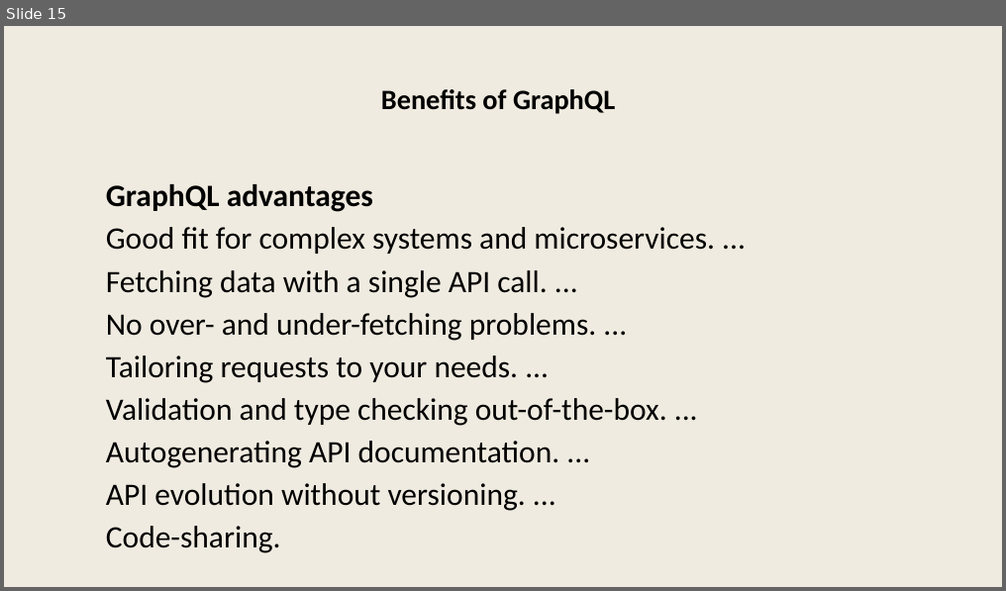
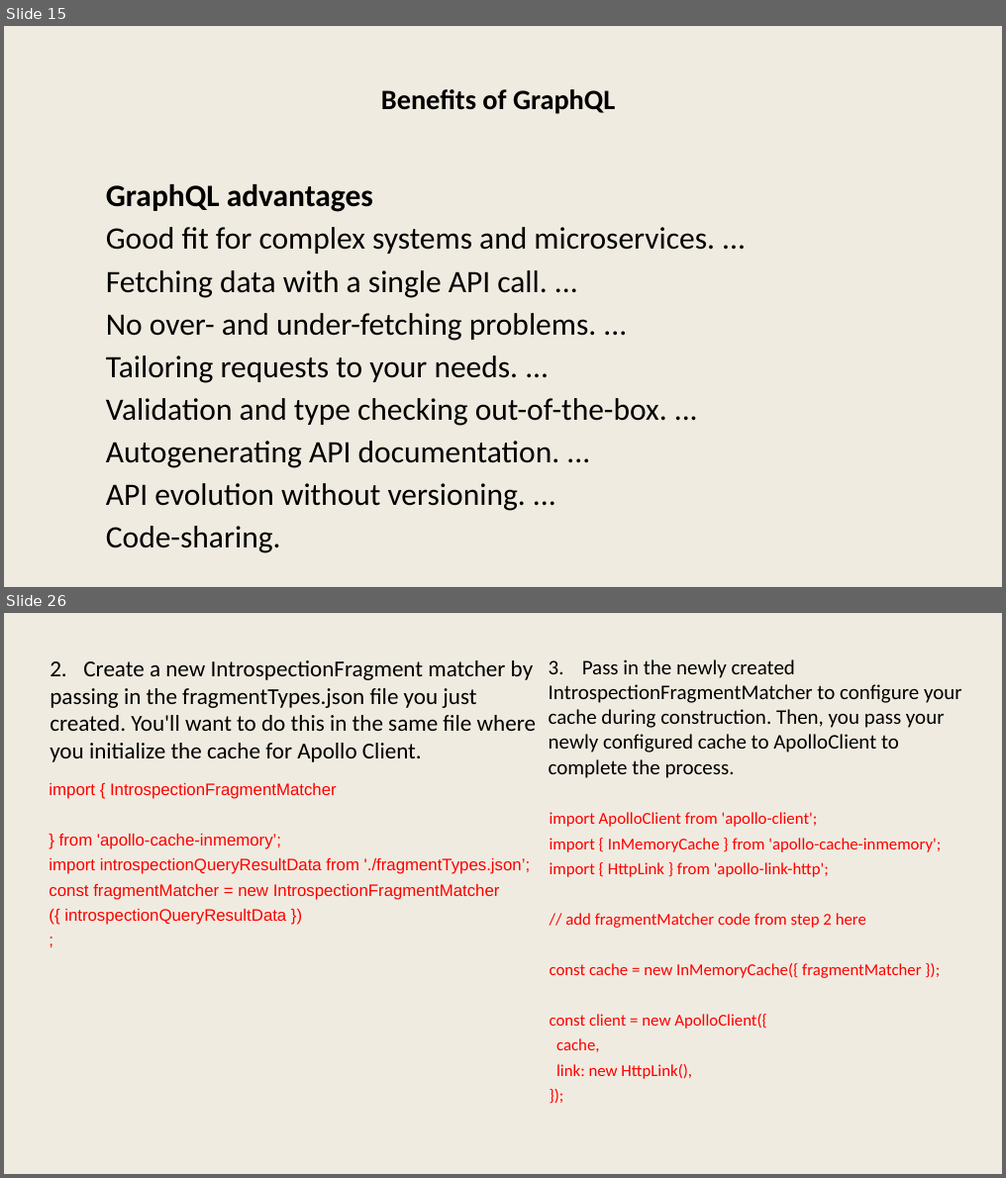
Before and after one commit to dameeta/graphql, a slide deck: graphql.pptx. Shown one above the other, each under a label of ours: slide 15 before the commit, slides 15 and 26 after it; the slides between them are not shown. The pictures are 1006x591 and 1006x1178 pixels, drawn with LibreOffice and Linux fonts; fonts in the diff are those of the drawing. Boxes give left, top, right and bottom in pixels: in the first picture for what was removed or moved away, otherwise in the second. Text is boxed around its words. In the diff, an @@ line names an element or a change of style, - is before the commit and + after.

```diff
--- a/graphql.pptx
+++ b/graphql.pptx
@@ slide 26 added at [4,613,1002,1174], background #F0EBE0 @@
@@ text added at [50,661,536,762], 44 pt, text #000000 @@
+2. Create a new IntrospectionFragment matcher by passing in the fragmentTypes.json file you just created. You'll want to do this in the same file where you initialize the cache for Apollo Client.
@@ text added at [548,660,962,778], 40 pt, text #000000 @@
+3. Pass in the newly created IntrospectionFragmentMatcher to configure your cache during construction. Then, you pass your newly configured cache to ApolloClient to complete the process.
@@ text added at [49,782,530,925], 32 pt, text #FF0000 @@
+import { IntrospectionFragmentMatcher
+} from 'apollo-cache-inmemory’;
+import introspectionQueryResultData from './fragmentTypes.json’;
+const fragmentMatcher = new IntrospectionFragmentMatcher
+({ introspectionQueryResultData })
+;
@@ text added at [549,812,941,1079], 32 pt, text #FF0000 @@
+import ApolloClient from 'apollo-client';
+import { InMemoryCache } from 'apollo-cache-inmemory';
+import { HttpLink } from 'apollo-link-http';
+// add fragmentMatcher code from step 2 here
+const cache = new InMemoryCache({ fragmentMatcher });
+const client = new ApolloClient({
+cache,
+link: new HttpLink(),
+});
```
Also in this commit, not shown: 2 slides changed, 38 other slides added, 1 other file.
